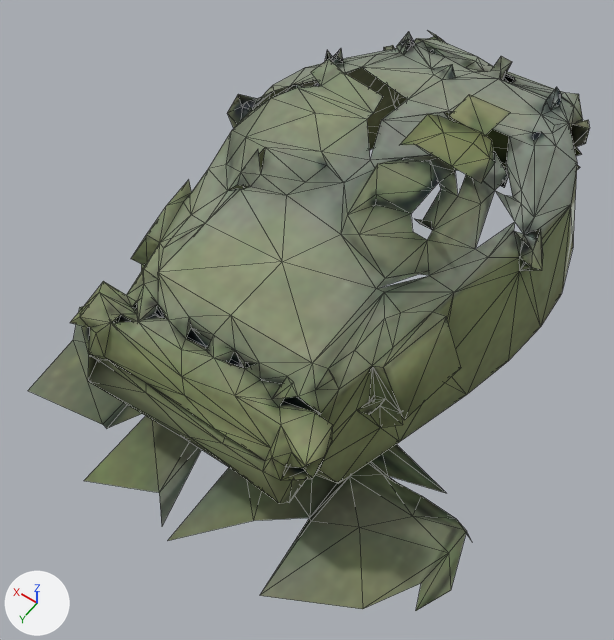
The OBJ model unity/Assets/_Game/Resources/Models/easy8_turret.obj as it was, and as the next commit left it.
One viewpoint serves both versions: a 50 mm camera at (-1.55, 2.81, 4.0) aimed at (0.05, 0.57, 0.49). Arrows for +X, +Y and +Z are at lower left; the lights stay in place. The first picture is the older version. Mesh edges are drawn as thin lines. Where no turn or scale is listed for an object, it has been applied to the vertices. Vertices at exactly the same position are counted once.

In view in the first picture: 'easy8_turret'.
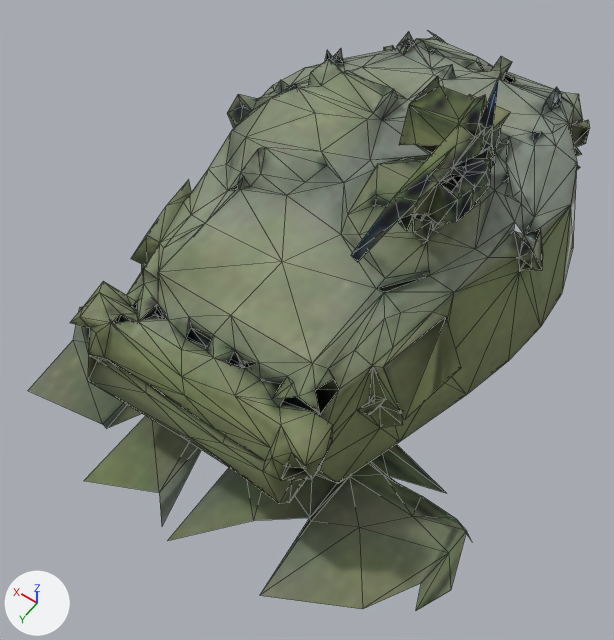
The newer file is also turned or shifted as a whole; pictures and numbers use the older file's frame.

Boxes [x1, y1, x2, y2] around the edits, measured in the pictures (614 x 640 px):
part 1 of me_easy8_turret, added
    after: [272, 70, 510, 262]
part 2 of me_easy8_turret, added
    after: [238, 176, 250, 189]

Diff of the bpy script that builds the scene:
```diff
--- a/unity/Assets/_Game/Resources/Models/easy8_turret.obj.py
+++ b/unity/Assets/_Game/Resources/Models/easy8_turret.obj.py
@@ me_easy8_turret @@
 # used by ob_easy8_turret; location = (0.0, 0.0, 0.0)
-me_easy8_turret.from_pydata(...)  # 770 vertices, 1431 faces; spans x -1.25..1.4, y -1.76..1.8, z -0.05..1.26
+me_easy8_turret.from_pydata(...)  # 876 vertices, 1767 faces; spans x -1.25..1.4, y -1.76..1.8, z -0.05..1.75
+# me_easy8_turret part 1: 121 vertices added at x -0.59..0.9, y -0.68..0.82, z 1.0..1.75
+# me_easy8_turret part 2: 1 vertex added at x 0.54, y 0.41, z 1.12
+# other edits to the shape of me_easy8_turret do not show in these pictures
 me_easy8_turret.materials.append(mat_easy8_turret)
```
